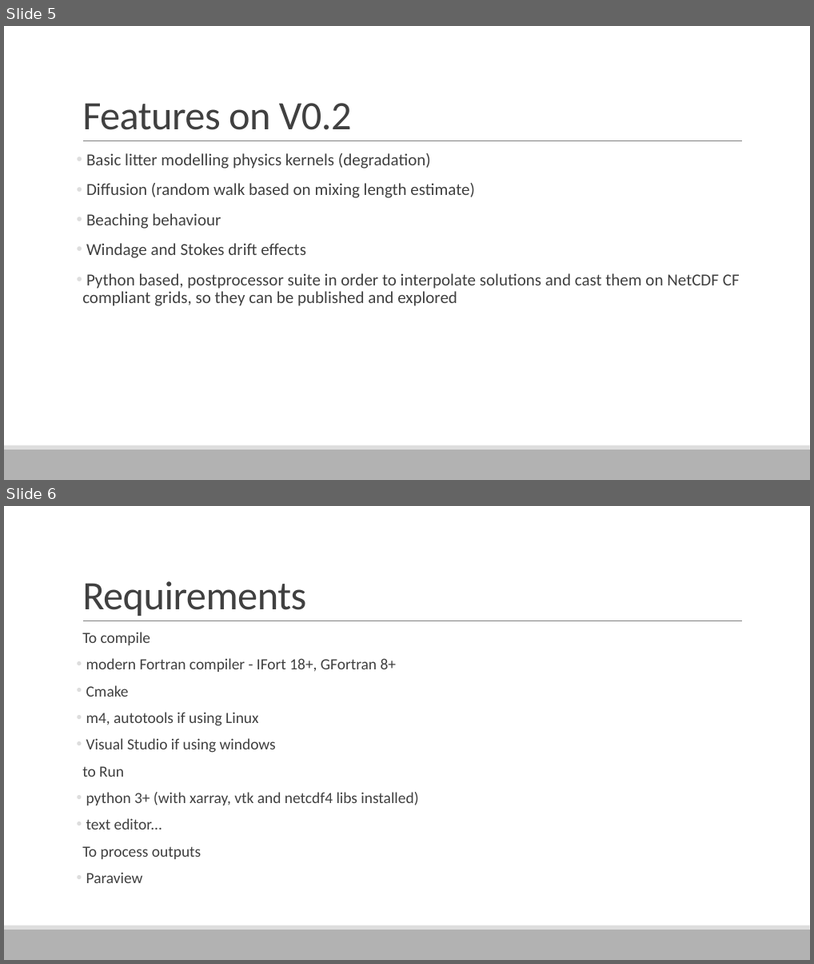
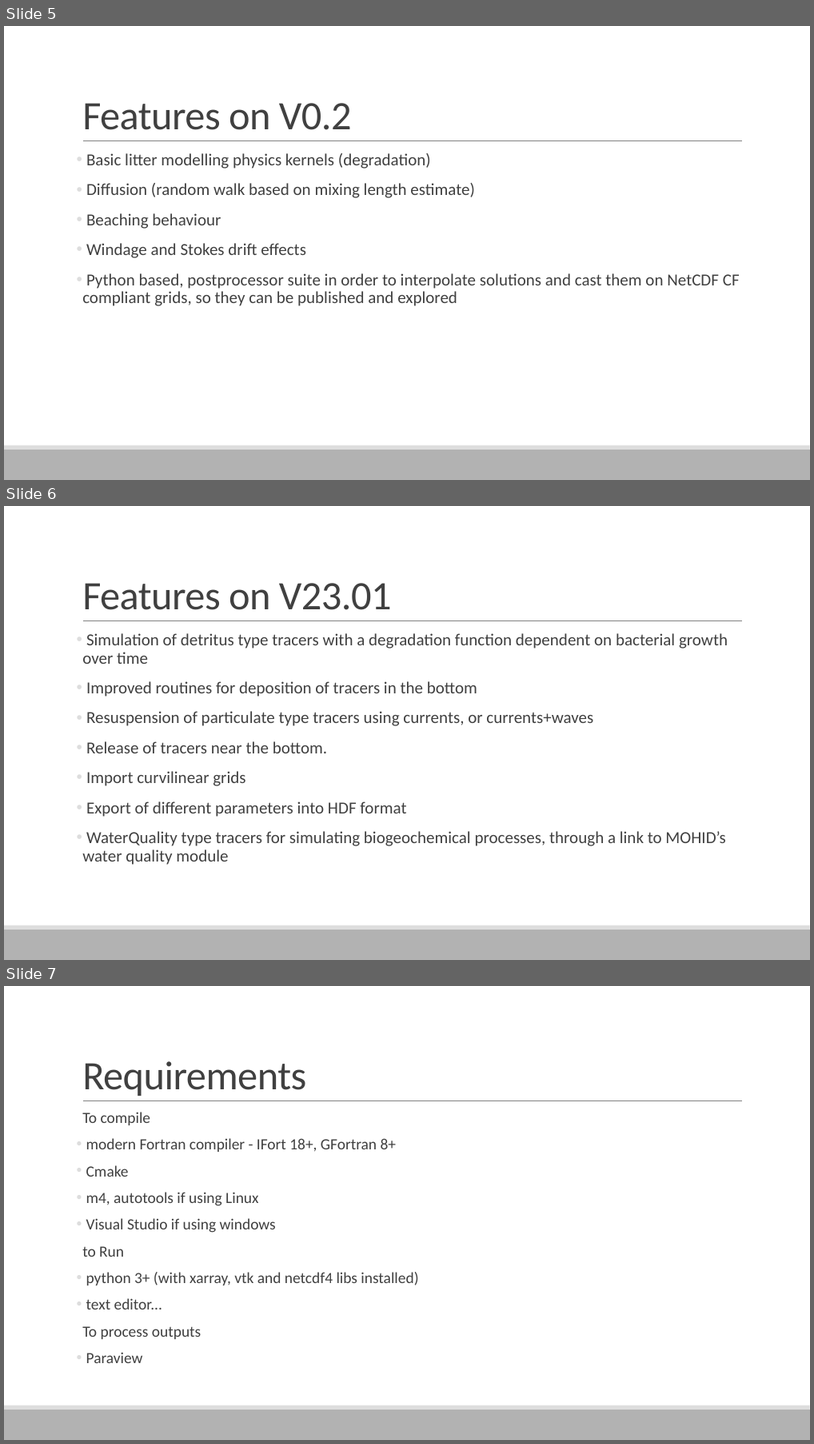
Before and after one commit to Mohid-Water-Modelling-System/MOHID-Lagrangian, a slide deck: docs/UsingMOHIDLagrangian.pptx. Shown one above the other, each under a label of ours: slides 5 and 6 before the commit, slides 5, 6 and 7 after it. The pictures are 814x964 and 814x1444 pixels, drawn with LibreOffice and Linux fonts; fonts in the diff are those of the drawing. Boxes give left, top, right and bottom in pixels: in the first picture for what was removed or moved away, otherwise in the second. Text is boxed around its words. In the diff, an @@ line names an element or a change of style, - is before the commit and + after.

Commit message:
Deleted unnecessary variable in WQ tracers. Added example for detritus with resuspension
Also updated documentation

```diff
--- a/docs/UsingMOHIDLagrangian.pptx
+++ b/docs/UsingMOHIDLagrangian.pptx
@@ slide 6 added at [4,506,810,960], background #FFFFFF; not listed: 3 template elements that a slide beside it also shows @@
@@ title added at [82,583,392,610], 48 pt, text #404040 @@
+Features on V23.01
@@ text added at [82,633,728,864], 20 pt, text #404040 @@
+• Simulation of detritus type tracers with a degradation function dependent on bacterial growth over time
+• Improved routines for deposition of tracers in the bottom
+• Resuspension of particulate type tracers using currents, or currents+waves
+• Release of tracers near the bottom.
+• Import curvilinear grids
+• Export of different parameters into HDF format
+• WaterQuality type tracers for simulating biogeochemical processes, through a link to MOHID’s water quality module
@@ what was slide 6 is now slide 7 @@
```
Also in this commit, not shown: 4 other slides added, 6 other files.
